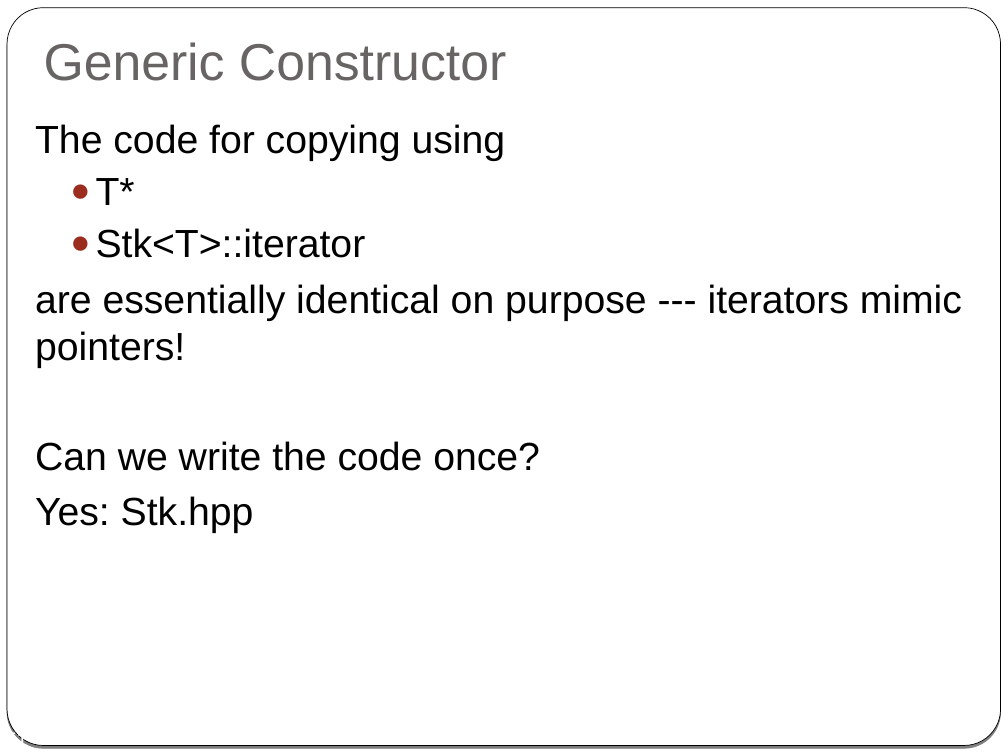
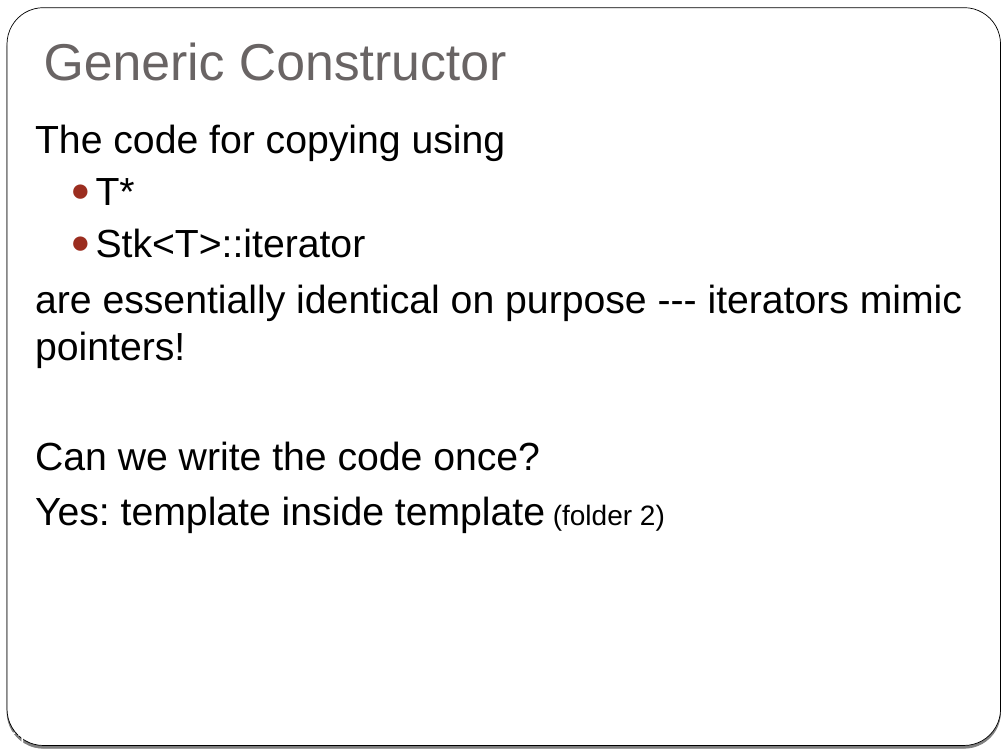
Before and after one commit to cpp-at-ariel/cpp-5778, a slide deck: slide 51 of week08-templates/slides.odp. Drawn at 1008x756 pixels with LibreOffice and Linux fonts; fonts in the diff are those of the drawing. Boxes give left, top, right and bottom in pixels: in the first picture for what was removed or moved away, otherwise in the second. Text is boxed around its words. In the diff, an @@ line names an element or a change of style, - is before the commit and + after.

```diff
--- a/week08-templates/slides.odp
+++ b/week08-templates/slides.odp
@@ text at box(35, 496, 665, 533): text changed @@
-Yes: Stk.hpp
+Yes: template inside template (folder 2)
```
Also in this commit, not shown: 5 other slides changed.
